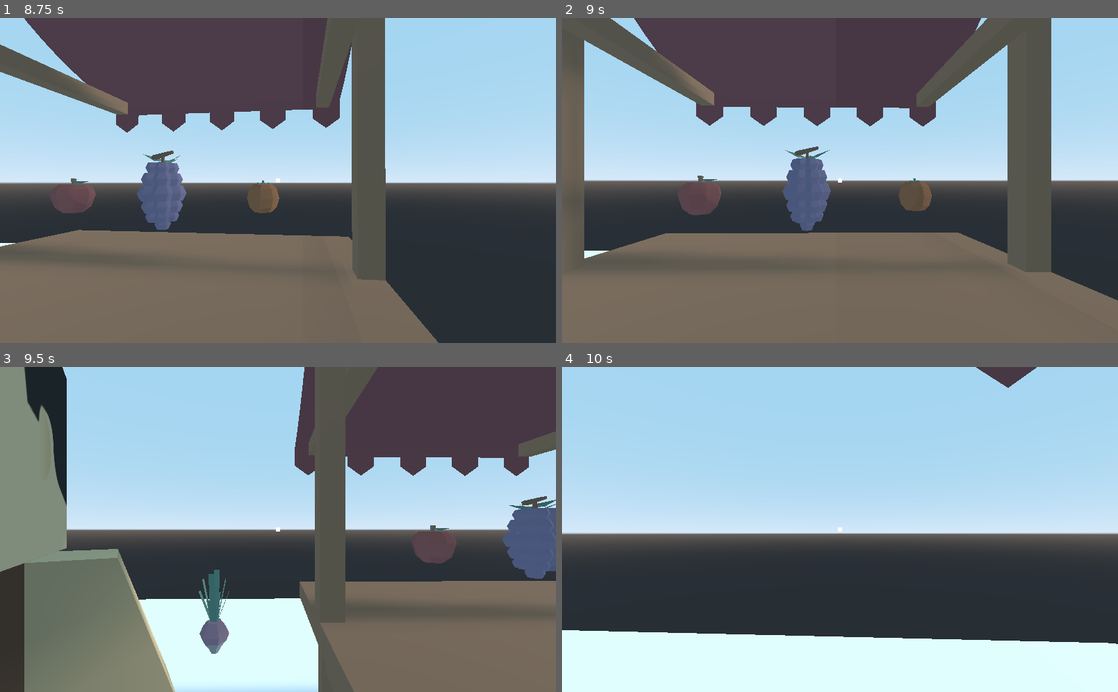
Above: before the commit, frames 1-4 (two rows, left to right).
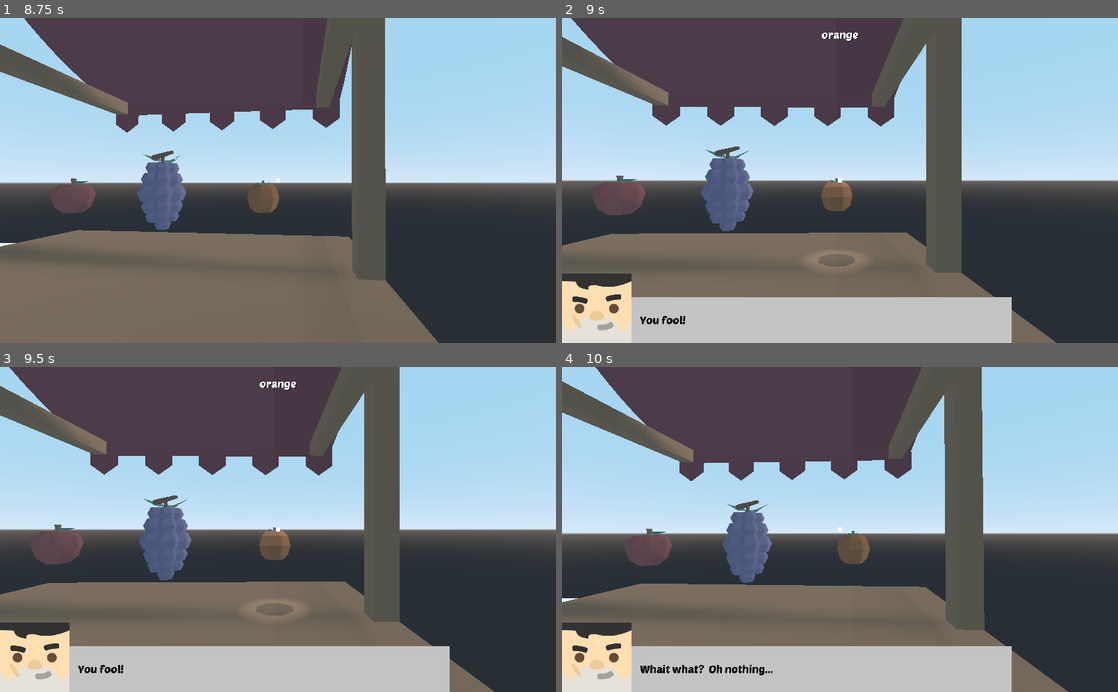
Above: after the commit, the same moments.

Repository: pjz987/tutemic-godot-tutorial
Game: Godot game, scene res://main.tscn
Same seed, same stepped clock (60 frames per second), same inputs: the game is played once before the commit and once after it.
Inputs (mouse positions are in pixels of both pictures, inside the frame that each line leads up to):
- Up to frame 1 (8.75 s): tap Enter at 0.5, 2, 3.5 s; move the mouse to (272, 187) at 0.52 s; hold W (move_forward) 0.53-2.78 s; click (272, 187) at 0.6 s; tap Space at 1.25, 2.75, 4.25 s; move the mouse to (316, 183) at 1.27 s; click (316, 183) at 1.35 s; move the mouse to (233, 177) at 2.02 s; click (233, 177) at 2.1 s; move the mouse to (283, 180) at 2.77 s; hold A (move_left) 2.78-3.53 s; click (283, 180) at 2.85 s; move the mouse to (255, 174) at 3.52 s; hold W (move_forward) 3.53-5.78 s; click (255, 174) at 3.6 s; move the mouse to (305, 180) at 4.27 s; click (305, 180) at 4.35 s; move the mouse to (250, 180) at 5.02 s; click (250, 180) at 5.1 s; move the mouse to (289, 174) at 5.77 s; hold D (move_right) 5.78-6.53 s; click (289, 174) at 5.85 s; move the mouse to (272, 187) at 6.52 s; hold W (move_forward) from 6.53 s (still down); click (272, 187) at 6.6 s; move the mouse to (316, 183) at 7.27 s; click (316, 183) at 7.35 s; move the mouse to (233, 177) at 8.02 s; click (233, 177) at 8.1 s
- Up to frame 2 (9 s): move the mouse to (845, 180) at 8.77 s; release W (move_forward) at 8.78 s; hold A (move_left) from 8.78 s (still down); click (845, 180) at 8.85 s
- Up to frame 3 (9.5 s): keep holding A (move_left)
- Up to frame 4 (10 s): move the mouse to (817, 523) at 9.52 s; release A (move_left) at 9.53 s; hold W (move_forward) from 9.53 s (still down); click (817, 523) at 9.6 s

Frame 1 is identical in both runs. In frame 2, 42% of the frame differs, in the area x 0-100%, y 0-100%; in frame 3, 69%; in frame 4, 53%.

Commit message:
eleventh sesh

Diff:
--- /dev/null
+++ b/Tutemic3D/Dialogues/donut_chat.tres
@@ -0,0 +1,9 @@
+[gd_resource type="Resource" load_steps=3 format=2]
+
+[ext_resource path="res://dialogue.gd" type="Script" id=1]
+[ext_resource path="res://blocky-characters/Faces/face_womanAlternative.png" type="Texture" id=2]
+
+[resource]
+script = ExtResource( 1 )
+avatar_texture = ExtResource( 2 )
+dialog_slides = [ "Well hellooo!", "I made these donuts all by myself!", "They're terrible.", "Except for one of them yummy!" ]
--- /dev/null
+++ b/Tutemic3D/Dialogues/donut_correct.tres
@@ -0,0 +1,9 @@
+[gd_resource type="Resource" load_steps=3 format=2]
+
+[ext_resource path="res://dialogue.gd" type="Script" id=1]
+[ext_resource path="res://blocky-characters/Faces/face_womanAlternative.png" type="Texture" id=2]
+
+[resource]
+script = ExtResource( 1 )
+avatar_texture = ExtResource( 2 )
+dialog_slides = [ "Do you nut love it?", "Don't you donut!", "No pun intended, right.", "How embarassing..." ]
--- /dev/null
+++ b/Tutemic3D/Dialogues/donut_incorrect.tres
@@ -0,0 +1,9 @@
+[gd_resource type="Resource" load_steps=3 format=2]
+
+[ext_resource path="res://dialogue.gd" type="Script" id=1]
+[ext_resource path="res://blocky-characters/Faces/face_womanAlternative.png" type="Texture" id=2]
+
+[resource]
+script = ExtResource( 1 )
+avatar_texture = ExtResource( 2 )
+dialog_slides = [ "Do nut you're dead?", "You're bad at this.", "Well, anyways...  There was rat poison in that donut." ]
--- /dev/null
+++ b/Tutemic3D/Dialogues/fruit_correct.tres
@@ -0,0 +1,9 @@
+[gd_resource type="Resource" load_steps=3 format=2]
+
+[ext_resource path="res://dialogue.gd" type="Script" id=1]
+[ext_resource path="res://blocky-characters/Faces/face_adventurer.png" type="Texture" id=2]
+
+[resource]
+script = ExtResource( 1 )
+avatar_texture = ExtResource( 2 )
+dialog_slides = [ "Great minds think alike.", "And uh... I have a great mind.  Know what I'm saying." ]
--- /dev/null
+++ b/Tutemic3D/Dialogues/fruit_incorrect.tres
@@ -0,0 +1,9 @@
+[gd_resource type="Resource" load_steps=3 format=2]
+
+[ext_resource path="res://dialogue.gd" type="Script" id=1]
+[ext_resource path="res://blocky-characters/Faces/face_adventurer.png" type="Texture" id=2]
+
+[resource]
+script = ExtResource( 1 )
+avatar_texture = ExtResource( 2 )
+dialog_slides = [ "You fool!", "Whait what?  Oh nothing..." ]
--- a/Tutemic3D/dialogue_manager.gd
+++ b/Tutemic3D/dialogue_manager.gd
@@ -20,7 +20,7 @@
 		if _current_slide_index < _current_dialogue.dialog_slides.size() - 1:
 			_current_slide_index += 1
 			show_slide()
-		else:
+		elif _runtime_data.current_gameplay_state == Enums.GameplayState.IN_DIALOG:
 			GameEvents.emit_signal("dialog_finished")
 
 
--- a/Tutemic3D/food.gd
+++ b/Tutemic3D/food.gd
@@ -11,6 +11,7 @@
 func _ready():
 	GameEvents.connect("food_moused_over", self, "_on_mouse_entered")
 	GameEvents.connect("food_moused_out", self, "_on_mouse_out")
+	GameEvents.connect("food_clicked", self, "_on_mouse_clicked")
 
 	set_up_reference_to_mesh()
 
@@ -34,3 +35,8 @@
 func _on_mouse_out():
 	_is_mouse_over = false
 	$SpotLight.visible = false
+
+
+func _on_mouse_clicked(food: Food):
+	if food == self:
+		get_parent().food_chosen(self)
--- a/Tutemic3D/food_chooser_ray.gd
+++ b/Tutemic3D/food_chooser_ray.gd
@@ -9,6 +9,9 @@
 		if !_is_mousing_over:
 			_is_mousing_over = true
 			GameEvents.emit_signal("food_moused_over", collided_area)
+
+		if event is InputEventMouseButton and event.pressed:
+			GameEvents.emit_signal("food_clicked", collided_area)
 	elif _is_mousing_over:
 		_is_mousing_over = false
 		GameEvents.emit_signal("food_moused_out")
--- a/Tutemic3D/food_quiz.gd
+++ b/Tutemic3D/food_quiz.gd
@@ -1,10 +1,17 @@
 extends Spatial
 
 export(Resource) var _dialogue = _dialogue as Dialogue
+export(Resource) var _dialogue_correct = _dialogue_correct as Dialogue
+export(Resource) var _dialogue_incorrect = _dialogue_incorrect as Dialogue
 
-func _ready():
-	pass
-
+export(NodePath) onready var _correct_food = get_node(_correct_food) as Food
 
 func _on_DialogTrigger_body_entered(body):
 	GameEvents.emit_signal("dialog_initiated", _dialogue)
+
+
+func food_chosen(food: Food):
+	if food == _correct_food:
+		GameEvents.emit_signal("dialog_initiated", _dialogue_correct)
+	else:
+		GameEvents.emit_signal("dialog_initiated", _dialogue_incorrect)
--- /dev/null
+++ b/Tutemic3D/fruit_correct.tres
@@ -0,0 +1,7 @@
+[gd_resource type="Resource" load_steps=2 format=2]
+
+[ext_resource path="res://dialogue.gd" type="Script" id=1]
+
+[resource]
+script = ExtResource( 1 )
+dialog_slides = [  ]
--- a/Tutemic3D/main.tscn
+++ b/Tutemic3D/main.tscn
@@ -18,8 +18,12 @@
 [ext_resource path="res://food-kit/apple.glb" type="PackedScene" id=16]
 [ext_resource path="res://food-kit/grapes.glb" type="PackedScene" id=17]
 [ext_resource path="res://food-kit/orange.glb" type="PackedScene" id=18]
-[ext_resource path="res://donut_chat.tres" type="Resource" id=19]
+[ext_resource path="res://Dialogues/donut_chat.tres" type="Resource" id=19]
 [ext_resource path="res://runtime_data.tres" type="Resource" id=20]
+[ext_resource path="res://Dialogues/fruit_incorrect.tres" type="Resource" id=21]
+[ext_resource path="res://Dialogues/donut_correct.tres" type="Resource" id=22]
+[ext_resource path="res://Dialogues/donut_incorrect.tres" type="Resource" id=23]
+[ext_resource path="res://Dialogues/fruit_correct.tres" type="Resource" id=24]
 
 [sub_resource type="PlaneMesh" id=1]
 size = Vector2( 10, 10 )
@@ -174,6 +178,9 @@
 
 [node name="FoodQuiz" parent="." instance=ExtResource( 2 )]
 _dialogue = ExtResource( 3 )
+_dialogue_correct = ExtResource( 24 )
+_dialogue_incorrect = ExtResource( 21 )
+_correct_food = NodePath("Food")
 
 [node name="Body1" parent="FoodQuiz/advancedCharacter" index="0"]
 material/0 = SubResource( 8 )
@@ -214,6 +221,9 @@
 [node name="FoodQuiz2" parent="." instance=ExtResource( 2 )]
 transform = Transform( 0.343774, 0, 0.939052, 0, 1, 0, -0.939052, 0, 0.343774, -0.545435, 0.0499998, -0.299509 )
 _dialogue = ExtResource( 19 )
+_dialogue_correct = ExtResource( 22 )
+_dialogue_incorrect = ExtResource( 23 )
+_correct_food = NodePath("Food2")
 
 [node name="Body1" parent="FoodQuiz2/advancedCharacter" index="0"]
 material/0 = SubResource( 9 )
Not shown: 1 places in Tutemic3D/main.tscn that only renumber resources
